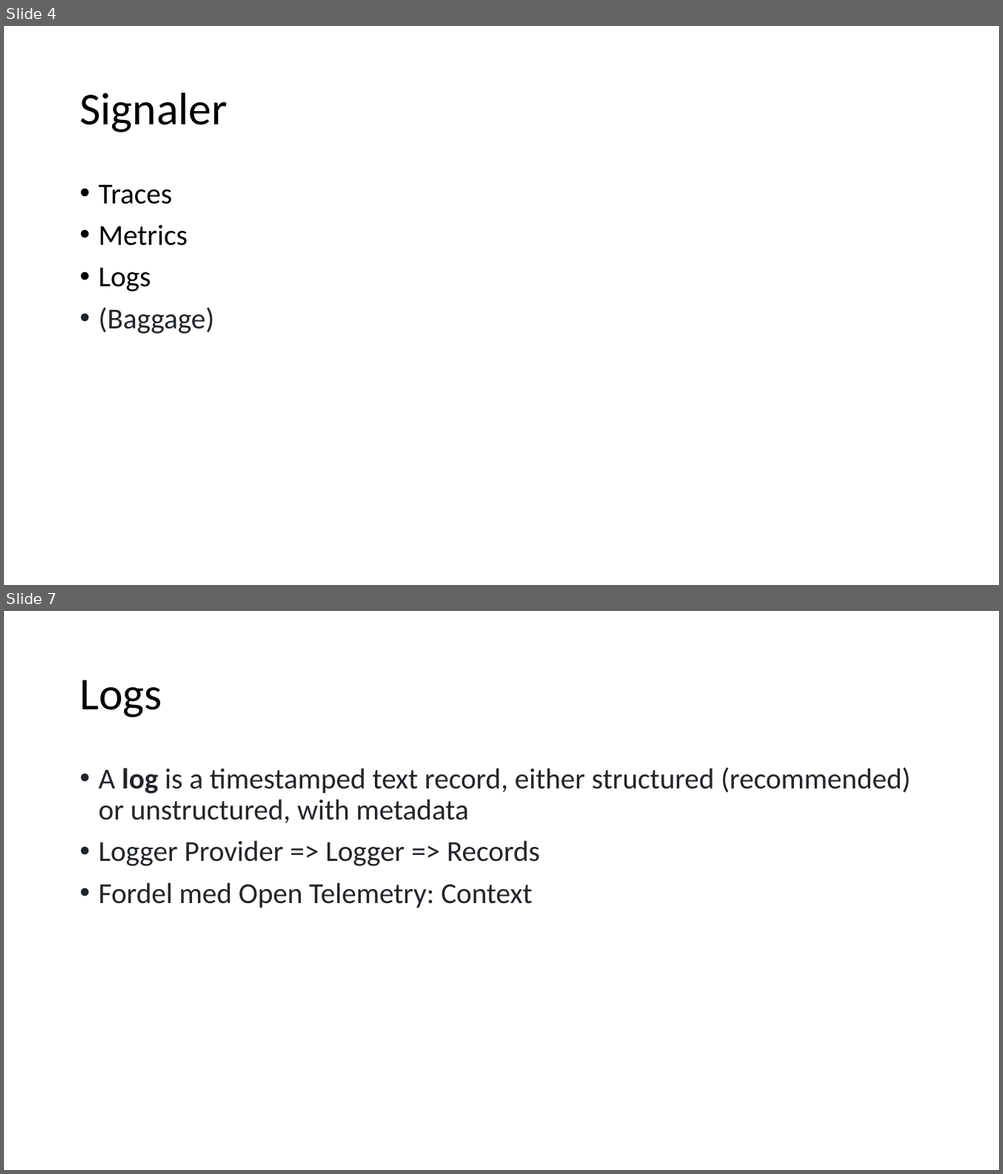
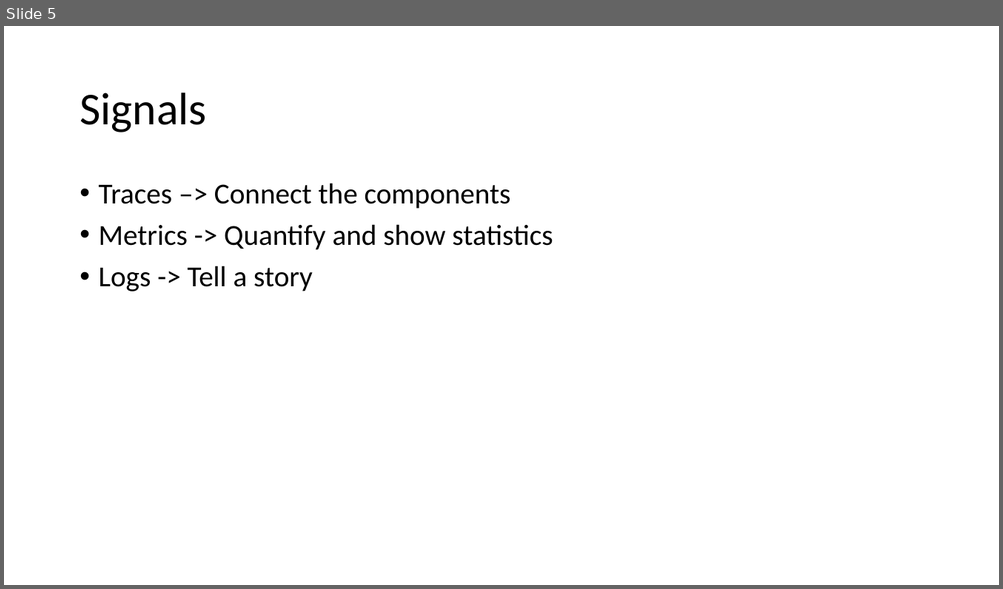
Before and after one commit to rogerhmar/OTEL-NDC-2024, a slide deck: observerbarhet.pptx. Shown one above the other, each under a label of ours: slides 4 and 7 before the commit, slide 5 after it; the slides between them are not shown. The pictures are 1003x1174 and 1003x589 pixels, drawn with LibreOffice and Linux fonts; fonts in the diff are those of the drawing. Boxes give left, top, right and bottom in pixels: in the first picture for what was removed or moved away, otherwise in the second. Text is boxed around its words. In the diff, an @@ line names an element or a change of style, - is before the commit and + after.

```diff
--- a/observerbarhet.pptx
+++ b/observerbarhet.pptx
@@ slide 7 removed at [4,611,999,1170], background #FFFFFF @@
@@ title removed at [79,680,162,718] @@
-Logs
@@ text removed at [99,767,910,908] @@
-• A log is a timestamped text record, either structured (recommended) or unstructured, with metadata
-• Logger Provider => Logger => Records
-• Fordel med Open Telemetry: Context
@@ what was slide 4 is now slide 5 @@
@@ slide 5 changed as well @@
@@ title at [79,93,206,133]: text changed @@
-Signaler
+Signals
@@ text at [99,183,552,292]: text changed @@
-• Traces
-• Metrics
-• Logs
-• (Baggage)
+• Traces –> Connect the components
+• Metrics -> Quantify and show statistics
+• Logs -> Tell a story
```
Also in this commit, not shown: 1 other slide changed, 4 slides added, 5 other slides removed, 17 other files.
